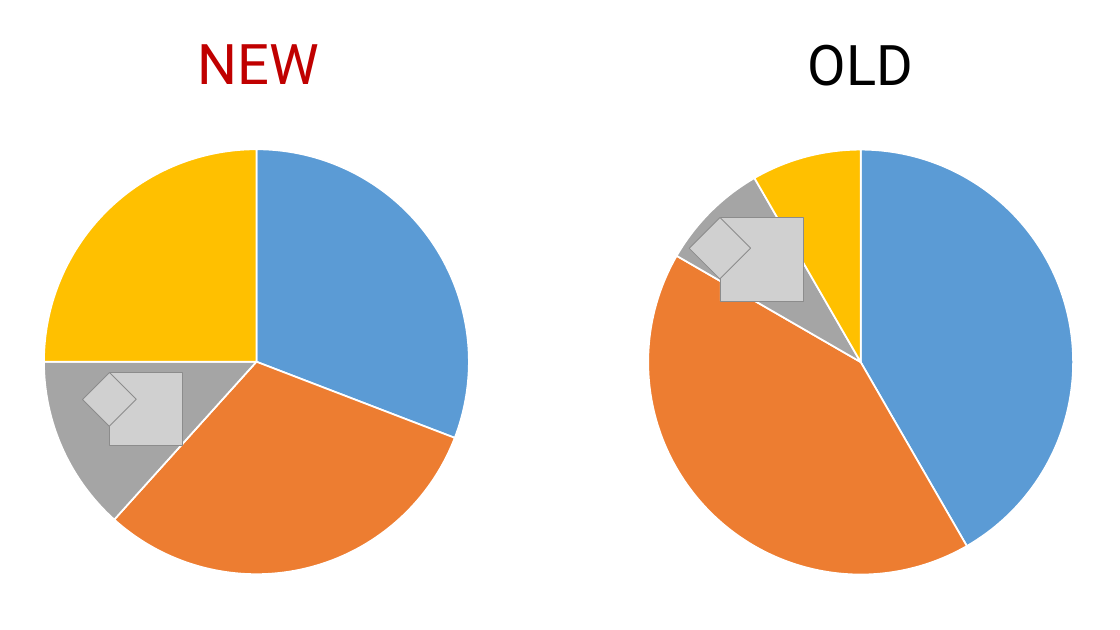
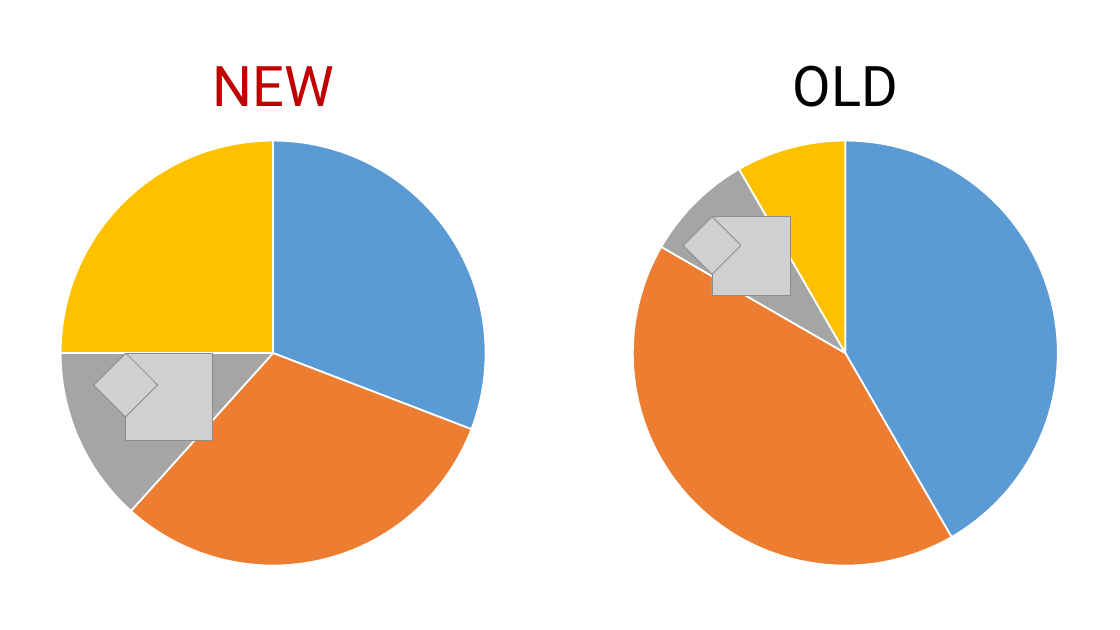
Before and after one commit to rkhaimov/brain-gym, a slide deck: slide 64 of Презентация.pptx. Drawn at 1120x630 pixels with LibreOffice and Linux fonts; fonts in the diff are those of the drawing; grey boxes stand for pictures; background and template pictures are left out. Boxes give left, top, right and bottom in pixels: in the first picture for what was removed or moved away, otherwise in the second. Text is boxed around its words. In the diff, an @@ line names an element or a change of style, - is before the commit and + after.

```diff
--- a/Презентация.pptx
+++ b/Презентация.pptx
@@ text "NEW": place and size @@
-text "NEW" at <box>198,44,319,84</box>
+text "NEW" at <box>212,66,333,106</box>
@@ text "OLD": place and size @@
-text "OLD" at <box>808,44,913,86</box>
+text "OLD" at <box>793,65,898,107</box>
@@ pie chart: place and size @@
-pie chart at <box>0,138,592,586</box>
+pie chart at <box>0,129,609,578</box>
@@ pie chart: place and size @@
-pie chart at <box>524,138,1120,586</box>
+pie chart at <box>509,129,1120,578</box>
@@ picture: place and size @@
-picture at <box>689,217,751,279</box>
+picture at <box>683,217,740,275</box>
@@ picture: place and size @@
-picture at <box>720,218,804,302</box>
+picture at <box>712,217,791,296</box>
@@ picture: place and size @@
-picture at <box>83,373,136,426</box>
+picture at <box>94,353,158,417</box>
@@ picture: place and size @@
-picture at <box>109,372,182,445</box>
+picture at <box>126,353,213,440</box>
```
Also in this commit, not shown: 39 other slides changed, 9 slides added, 8 slides removed.
